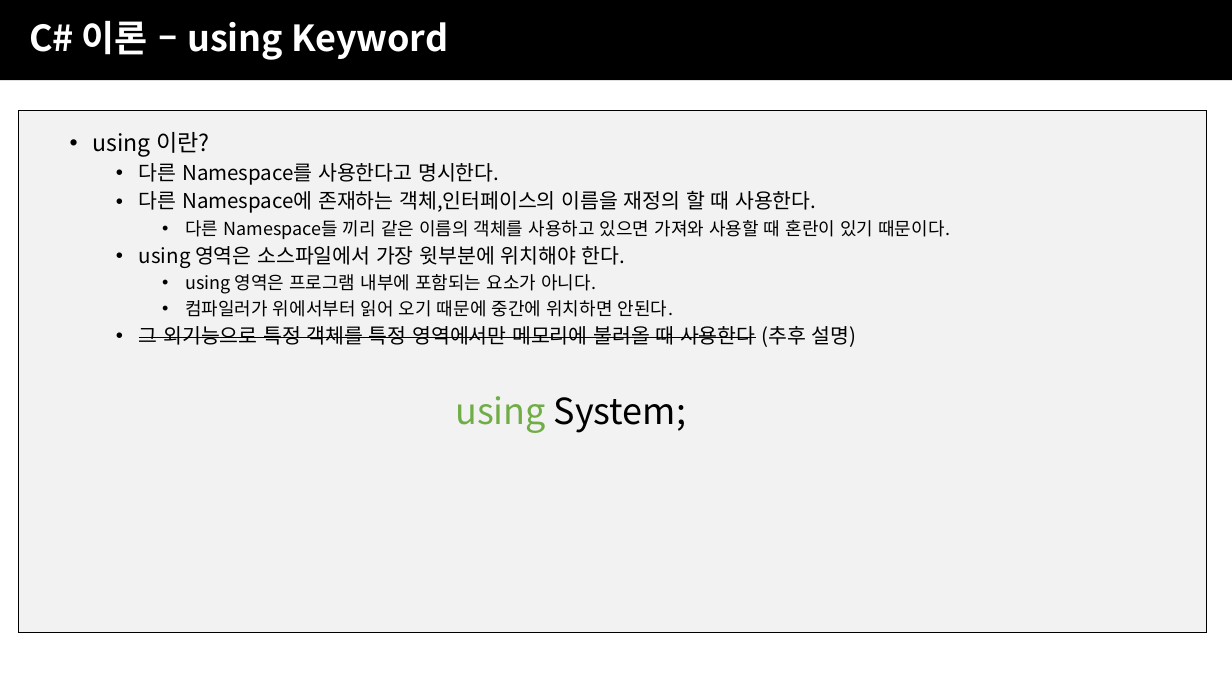
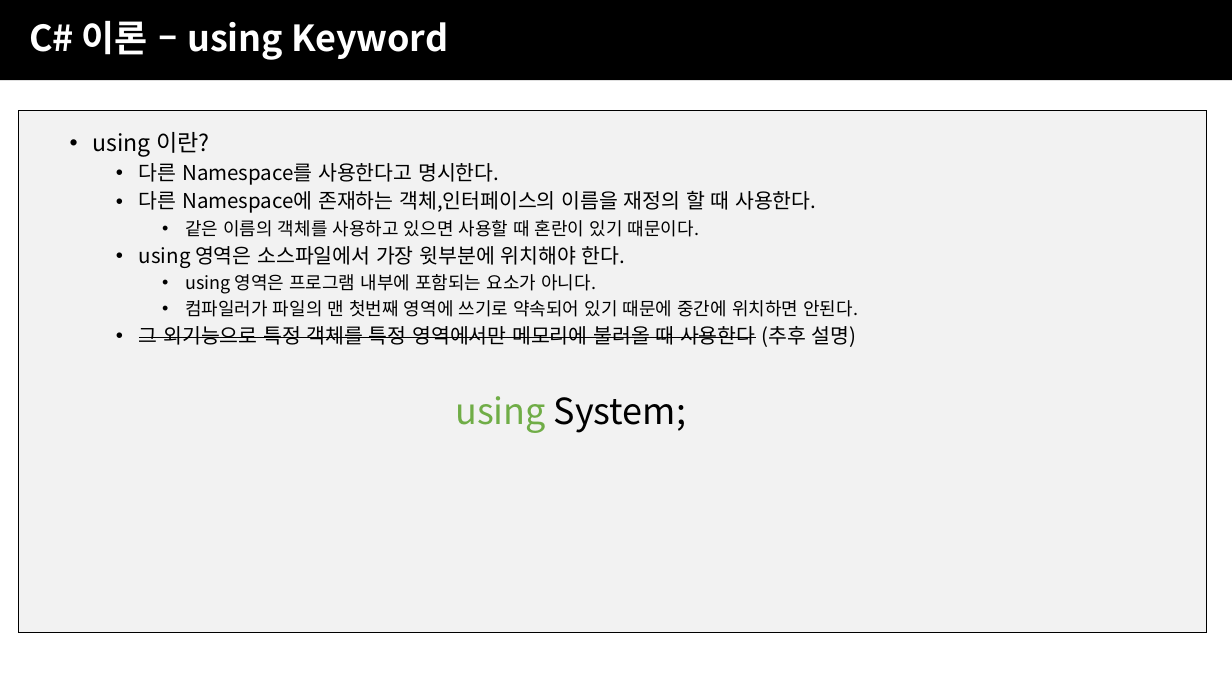
Before and after one commit to JJaery/SBSGameAcademy3, a slide deck: slide 11 of 2주차/SBS게임아카데미_UNITY주말4개월_2주차.pptx (slide 4 before the commit). Drawn at 1232x693 pixels with LibreOffice and Linux fonts; fonts in the diff are those of the drawing; background and template pictures are left out. Boxes give left, top, right and bottom in pixels: in the first picture for what was removed or moved away, otherwise in the second. Text is boxed around its words. In the diff, an @@ line names an element or a change of style, - is before the commit and + after.

```diff
--- a/2주차/SBS게임아카데미_UNITY주말4개월_2주차.pptx
+++ b/2주차/SBS게임아카데미_UNITY주말4개월_2주차.pptx
@@ text at (185, 220, 700, 237): text changed @@
-    • 다른 Namespace들 끼리 같은 이름의 객체를 사용하고 있으면 가져와 사용할 때 혼란이 있기 때문이다.
+    • 같은 이름의 객체를 사용하고 있으면 사용할 때 혼란이 있기 때문이다.
@@ text at (185, 300, 859, 317): text changed @@
-    • 컴파일러가 위에서부터 읽어 오기 때문에 중간에 위치하면 안된다.
+    • 컴파일러가 파일의 맨 첫번째 영역에 쓰기로 약속되어 있기 때문에 중간에 위치하면 안된다.
```
Also in this commit, not shown: 18 other slides changed, 9 slides added.
